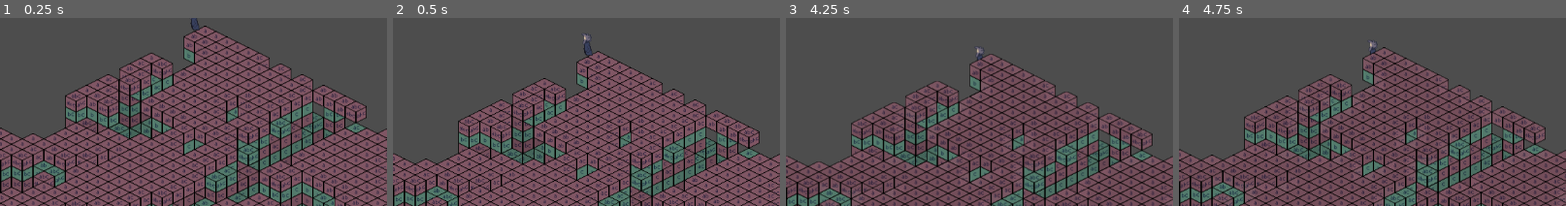
Above: before the commit, frames 1-4 (left to right).
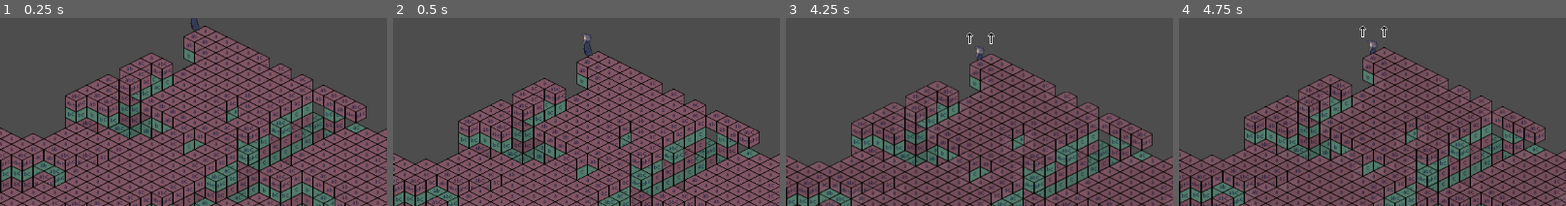
Above: after the commit, the same moments.

Repository: explosivose/isodig
Game: Godot game, scene res://node_2d.tscn
Same seed, same stepped clock (60 frames per second), same inputs: the game is played once before the commit and once after it. This scene is started directly instead of the project's main scene.
Inputs (mouse positions are % of the whole screen's width and height, from its top left):
- Up to frame 1 (0.25 s): no input
- Up to frame 2 (0.5 s): no input
- Up to frame 3 (4.25 s): move the mouse to (45, 65) at 0.52 s; hold Q (climb) 0.53-1.28 s; hold Up (ui_up) 0.53-2.03 s; move the mouse to (80, 60) at 1.27 s; tap Q (climb) at 1.35, 2.3, 3.05 s; tap Enter at 2 s; move the mouse to (20, 25) at 2.02 s; hold Mouse wheel up (zoom_in) 2.03-2.78 s; hold Left (ui_left) 2.03-3.53 s; move the mouse to (55, 42) at 2.77 s; tap Mouse wheel down (zoom_out) at 2.85 s; tap Space at 3.5 s; move the mouse to (35, 13) at 3.52 s; hold Down (ui_down) from 3.53 s (still down); hold Q (climb) from 3.53 s (still down); tap E (descend) at 4.15 s
- Up to frame 4 (4.75 s): move the mouse to (72, 37) at 4.27 s; release Down (ui_down) at 4.28 s; release Q (climb) at 4.28 s; hold Right (ui_right) from 4.28 s (still down); tap Q (climb) at 4.35 s
The pictures show only the part of the screen within x 25-75%, y 26-76%; the shares and areas given below are measured in that part.

Frames 1-2 are identical in both runs. In frame 3, 0.1% of the frame differs, in the area x 46-54%, y 7-14%; in frame 4, 0.1%.

Commit message:
feat: add basic hints

Diff:
--- a/src/scripts/player.gd
+++ b/src/scripts/player.gd
@@ -11,6 +11,7 @@
 signal try_move(player: Player, position: Vector3i, direction: Vector2i)
 signal try_climb(player: Player, position: Vector3i)
 signal try_descend(player: Player, position: Vector3i)
+signal has_moved(player: Player, position: Vector3i)
 
 var world_position: Vector3i
 
--- a/src/scripts/world.gd
+++ b/src/scripts/world.gd
@@ -13,11 +13,8 @@
 
 
 func _ready():
-  nav = WorldNav.new(self)
   var player = Player.create_player(Vector3i(0, 0, Z - 1))
-  player.try_move.connect(nav._try_move)
-  player.try_climb.connect(nav._try_climb)
-  player.try_descend.connect(nav._try_descend)
+  nav = WorldNav.new(self, player)
 
 
   world_data = PackedInt64Array()
--- /dev/null
+++ b/src/scripts/world_hints.gd
@@ -0,0 +1,44 @@
+"""
+Places hints in the world around a position based on navigation possibilities.
+"""
+class_name WorldHints
+
+const HINT_DOWN = preload("res://src/scenes/arrow_down.tscn")
+const HINT_UP = preload("res://src/scenes/arrow_up.tscn")
+
+var _pool_hints_up: Array = []
+var _pool_hints_down: Array = []
+
+func _init() -> void:
+  # initialise a hints pool
+  for i in range(10):
+    _pool_hints_up.append(HINT_UP.instantiate())
+    _pool_hints_down.append(HINT_DOWN.instantiate())
+
+func refresh_hints(world_nav: WorldNav, world_position: Vector3i) -> void:
+
+  var directions = [
+    Vector3i(0, 0, 0),
+    Vector3i(1, 0, 0),
+    Vector3i(-1, 0, 0),
+    Vector3i(0, 1, 0),
+    Vector3i(0, -1, 0)
+  ]
+  for i in range(directions.size()):
+    var dir = directions[i]
+    var hint_up: Node2D = _pool_hints_up[i]
+    var hint_down: Node2D = _pool_hints_down[i]
+    var neighbor_pos = world_position + dir + Vector3i.BACK
+    if world_nav.can_climb_to(neighbor_pos):
+      hint_up.visible = true
+      hint_up.position = world_nav._world.world_view.map_to_local(neighbor_pos)
+      world_nav._world.world_view.add_child_to_layer(neighbor_pos.z, hint_up)
+    else:
+      hint_up.visible = false
+    neighbor_pos = world_position + dir + Vector3i.FORWARD
+    if world_nav.can_climb_to(neighbor_pos):
+      hint_down.visible = true
+      hint_down.position = world_nav._world.world_view.map_to_local(neighbor_pos)
+      world_nav._world.world_view.add_child_to_layer(neighbor_pos.z, hint_down)
+    else:
+      hint_down.visible = false
--- a/src/scripts/world_nav.gd
+++ b/src/scripts/world_nav.gd
@@ -1,8 +1,16 @@
 class_name WorldNav
 var _world: World
+var _hints: WorldHints = WorldHints.new()
+signal _has_moved_hints(nav: WorldNav, pos: Vector3i)
 
-func _init(world: World) -> void:
+func _init(world: World, player: Player) -> void:
   _world = world
+  player.try_move.connect(_try_move)
+  player.try_climb.connect(_try_climb)
+  player.try_descend.connect(_try_descend)
+  player.has_moved.connect(_player_has_moved)
+  _has_moved_hints.connect(_hints.refresh_hints)
+
 
 func can_climb_to(pos: Vector3i) -> bool:
   if pos.z >= _world.Z or pos.z < 0:
@@ -21,6 +29,7 @@
   if _world.is_clear(new_pos):
     player.world_position = new_pos
     player.position = _world.world_view.map_to_local(new_pos)
+    player.has_moved.emit(player, new_pos)
   else:
     print('cannot move')
 
@@ -31,6 +40,7 @@
     _world.world_view.update_view_point(Vector3i(above))
     _world.world_view.add_child_to_layer(above.z, player)
     player.position = _world.world_view.map_to_local(above)
+    player.has_moved.emit(player, above)
   else:
     print('cannot climb')
 
@@ -40,5 +50,11 @@
     player.world_position = below
     _world.world_view.update_view_point(Vector3i(below))
     _world.world_view.add_child_to_layer(below.z, player)
+    player.has_moved.emit(player, below)
   else:
     print('cannot descend')
+
+func _player_has_moved(_player: Player, new_pos: Vector3i) -> void:
+  _has_moved_hints.emit(self, new_pos)
+
+# TODO add climb and descend arrow sprites as player moves ?
Not shown, added: src/scripts/world_hints.gd.uid
